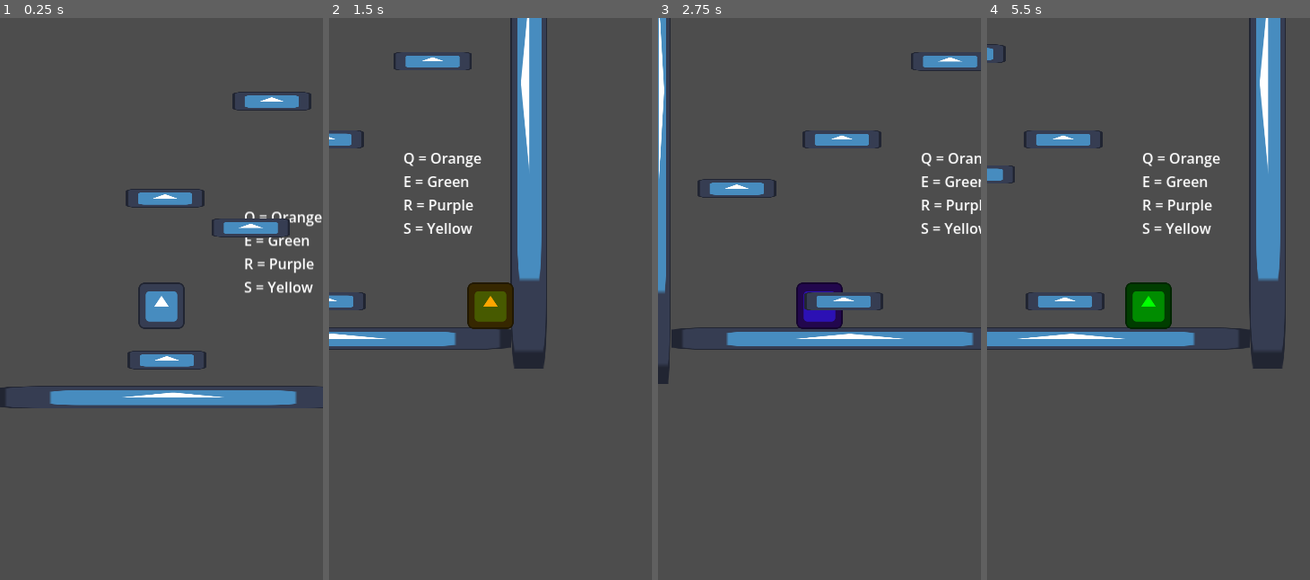
Above: before the commit, frames 1-4 (left to right).
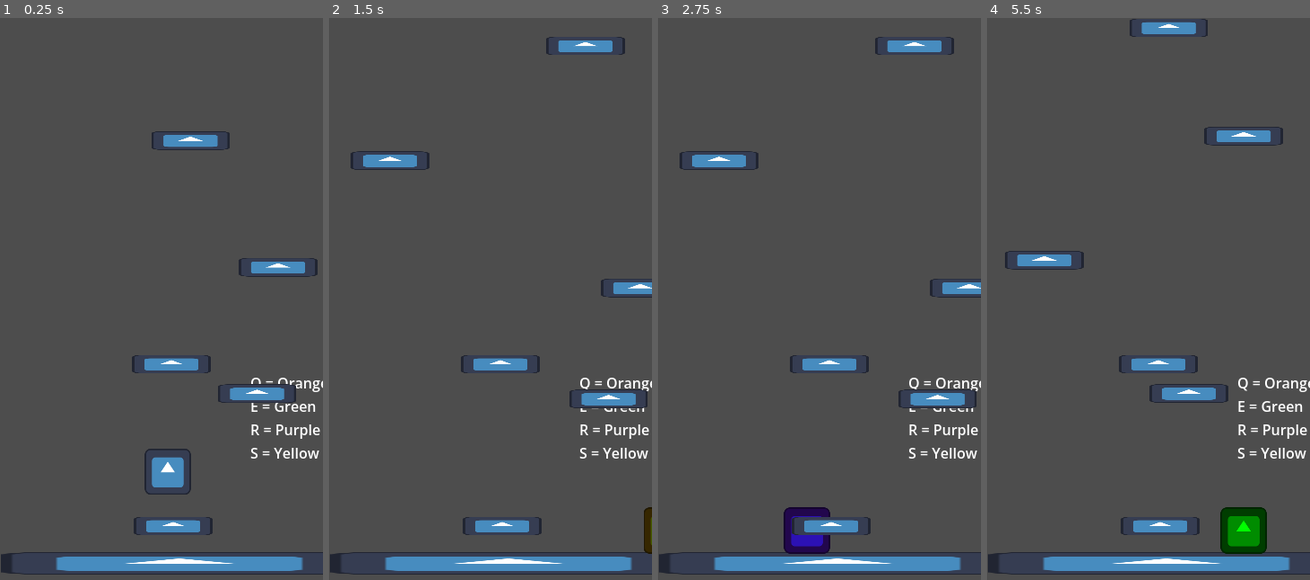
Above: after the commit, the same moments.

Repository: Abbby1007/Melanotaenia-4.0
Game: Godot game, scene res://Levels/tutorial.tscn
Two runs of this game, one before a commit and one after it. Both use one fixed random seed, a clock stepped at 60 frames per second and the inputs below. The engine's default icon, where the game draws it, is replaced by a stand-in: a white triangle on a blue panel in a dark square.
Inputs (mouse positions are in pixels of both pictures, inside the frame that each line leads up to):
- Up to frame 1 (0.25 s): no input
- Up to frame 2 (1.5 s): tap Enter at 0.5 s; move the mouse to (561, 276) at 0.52 s; hold Right (move_right) from 0.53 s (still down); tap E (green) at 0.6 s; click (561, 276) at 0.67 s; tap Space (Jump) at 0.77 s; move the mouse to (425, 332) at 1.27 s; tap Q (orange) at 1.35 s
- Up to frame 3 (2.75 s): tap Space (Jump) at 1.52 s; move the mouse to (851, 180) at 2.02 s; release Right (move_right) at 2.03 s; hold Left (move_left) from 2.03 s (still down); tap R (purple) at 2.1 s
- Up to frame 4 (5.5 s): move the mouse to (1132, 422) at 2.77 s; release Left (move_left) at 2.78 s; hold Right (move_right) 2.78-4.28 s; tap S (yellow) at 2.85 s; click (1132, 422) at 2.92 s; tap Space (Jump) at 3.02, 3.77, 4.52 s; move the mouse to (1245, 394) at 3.52 s; tap Alt at 3.6 s; move the mouse to (1051, 220) at 4.27 s; hold Left (move_left) 4.28-5.03 s; tap Shift at 4.35 s; move the mouse to (1164, 304) at 5.02 s; hold Right (move_right) from 5.03 s (still down); tap E (green) at 5.1 s; click (1164, 304) at 5.17 s

The runs differ from the first frame. In frame 1, 11% of the frame differs, in the area x 0-100%, y 13-100%; in frame 2, 14%; in frame 3, 13%; in frame 4, 16%, in the area x 0-100%, y 0-100%.

Commit message:
update to platform generation

Diff:
--- a/Levels/tutorial.gd
+++ b/Levels/tutorial.gd
@@ -1,7 +1,11 @@
 extends Node2D
 
-@onready var platform_container := $platform_container
+@onready var platform_container := $platform_container as Node2D
 @onready var  platform_initial_position_y = $platform_container/killPlatform.position.y
+
+@onready var camera := $camera as Camera2D
+@onready var player := $Player as CharacterBody2D
+
 
 @export var platform_scene: PackedScene
 #45 - 357
@@ -14,8 +18,20 @@
 	print(amount)
 
 func _ready() -> void:
+	randomize()
 	level_generator(20)
 
 # Called every frame. 'delta' is the elapsed time since the previous frame.
 func _process(delta: float) -> void:
-	pass
+	if player.position.y < camera.position.y:
+		camera.position.y = player.position.y
+
+
+
+func _on_platform_cleaner_body_entered(body: Node2D) -> void:
+	call_deferred("_delete_and_generate", body)
+
+func _delete_and_generate(body: Node2D) -> void:
+	if is_instance_valid(body):
+		body.queue_free()
+	level_generator(1)
--- a/Levels/tutorial.tscn
+++ b/Levels/tutorial.tscn
@@ -7,6 +7,9 @@
 
 [sub_resource type="RectangleShape2D" id="RectangleShape2D_gdvy0"]
 size = Vector2(396, 23)
+
+[sub_resource type="RectangleShape2D" id="RectangleShape2D_hga2d"]
+size = Vector2(1142.5005, 40)
 
 [node name="Tutorial" type="Node2D" unique_id=489865250]
 script = ExtResource("1_hga2d")
@@ -68,8 +71,6 @@
 [node name="Player" parent="." unique_id=1764254399 instance=ExtResource("2_lalqu")]
 position = Vector2(187, 476)
 
-[node name="Camera2D" type="Camera2D" parent="Player" unique_id=839100496]
-
 [node name="platform_container" type="Node2D" parent="." unique_id=901247753]
 
 [node name="killPlatform" parent="platform_container" unique_id=201136178 instance=ExtResource("6_mscth")]
@@ -77,3 +78,16 @@
 
 [node name="killPlatform2" parent="platform_container" unique_id=1655643526 instance=ExtResource("6_mscth")]
 position = Vector2(191, 385.00006)
+
+[node name="camera" type="Camera2D" parent="." unique_id=839100496]
+position = Vector2(180, 320)
+scale = Vector2(0.4, 0.4)
+
+[node name="platform_cleaner" type="Area2D" parent="camera" unique_id=1998959459]
+
+[node name="collison" type="CollisionShape2D" parent="camera/platform_cleaner" unique_id=1584327518]
+position = Vector2(61.249878, 824.99994)
+scale = Vector2(0.9999994, 0.9999994)
+shape = SubResource("RectangleShape2D_hga2d")
+
+[connection signal="body_entered" from="camera/platform_cleaner" to="." method="_on_platform_cleaner_body_entered"]
